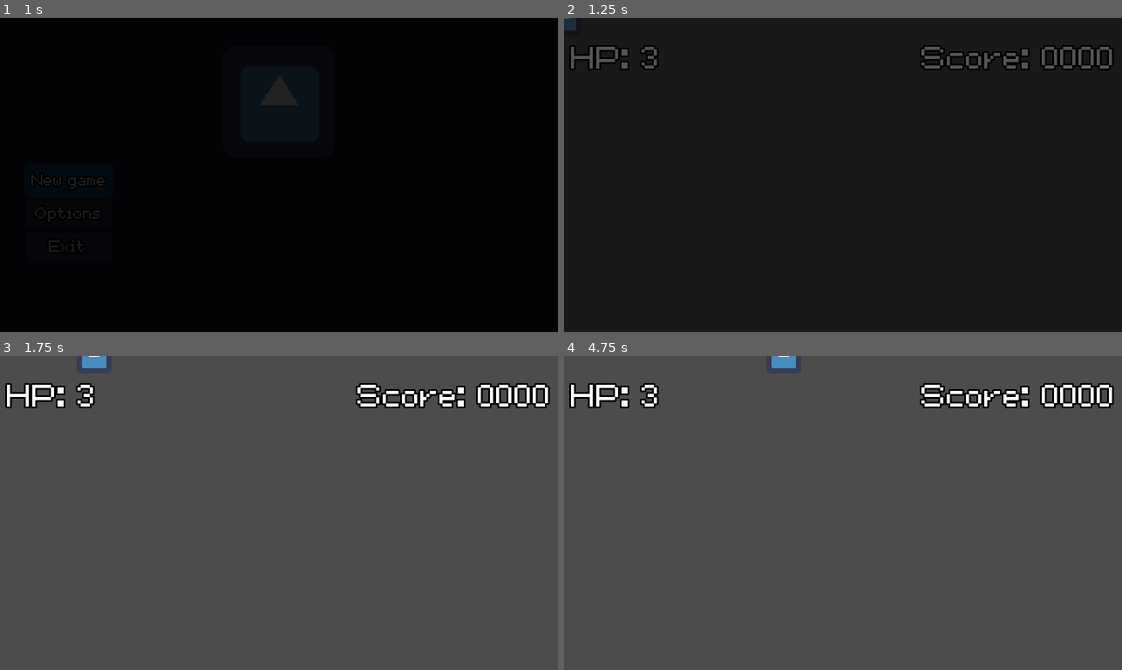
Above: before the commit, frames 1-4 (two rows, left to right).
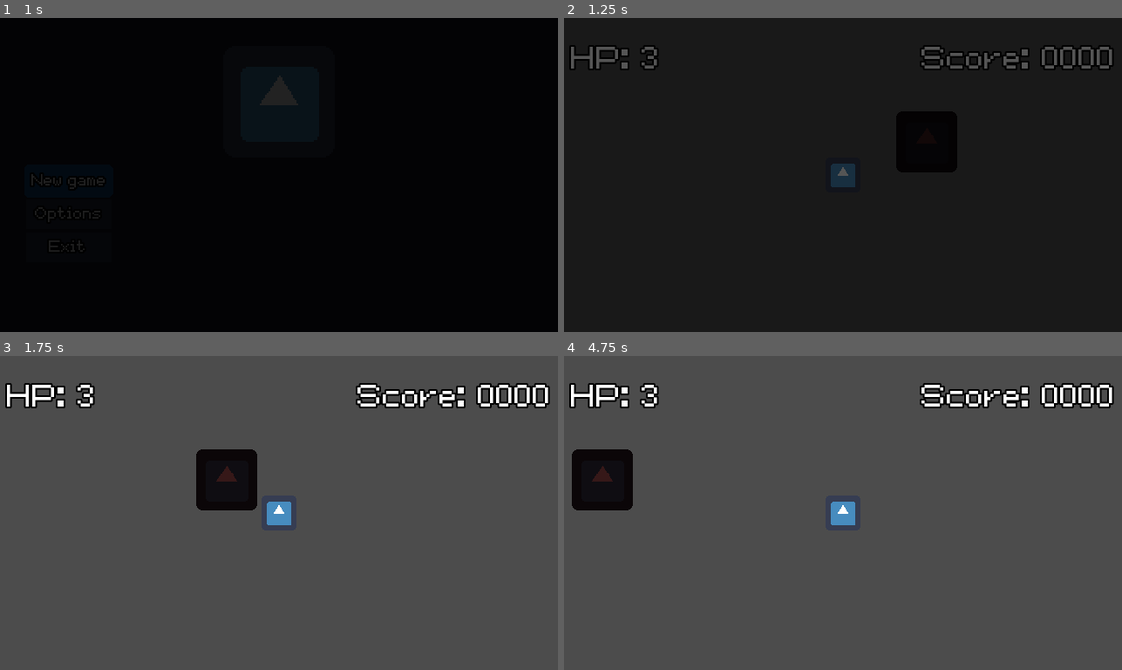
Above: after the commit, the same moments.

Repository: agustinoli/GodotWildJam48
Game: Godot game, scene res://MainMenu/MainMenu.tscn
Same seed, same stepped clock (60 frames per second), same inputs: the game is played once before the commit and once after it. The engine's default icon, where the game draws it, is replaced by a stand-in: a white triangle on a blue panel in a dark square. Sound files missing from this copy of the repository are replaced by a short silence.
Inputs:
- Up to frame 1 (1 s): click "New game" at 0.5 s
- Up to frame 2 (1.25 s): no input
- Up to frame 3 (1.75 s): tap Enter at 1.25 s; hold D (Right) from 1.28 s (still down); tap P (Jump, bound only after the commit) at 1.52 s
- Up to frame 4 (4.75 s): release D (Right) at 2.03 s; hold S (Down) 2.03-2.78 s; tap P (Jump, bound only after the commit) at 2.27, 3.77, 4.52 s; hold D (Right) 2.78-3.53 s; hold W (Up) 3.53-4.28 s; hold A (Left) from 4.28 s (still down)

Frame 1 is identical in both runs. In frame 2, 0.4% of the frame differs, in the area x 0-53%, y 0-54%; in frame 3, 2.6%, in the area x 14-53%, y 0-54%; in frame 4, 2.6%.

Commit message:
feat: basic movement

Diff:
--- /dev/null
+++ b/Game/GameController.gd
@@ -0,0 +1,34 @@
+extends Node
+
+var player_electricity : int setget set_elect, get_elect
+var player_water       : int setget set_water,get_water
+var player_food        : int setget set_food,get_food
+
+func _ready():
+	player_electricity = 0
+	player_water       = 0
+	player_food        = 0
+
+
+func set_elect(p_ele):
+	player_electricity = p_ele
+
+
+func get_elect():
+	return player_electricity
+
+
+func set_water(p_water):
+	player_water = p_water
+
+
+func get_water():
+	return player_water
+
+
+func set_food(p_food):
+	player_food = p_food
+
+
+func get_food():
+	return player_food
--- a/Levels/TestScene.tscn
+++ b/Levels/TestScene.tscn
@@ -2,7 +2,7 @@
 
 [ext_resource path="res://Levels/Level.gd" type="Script" id=1]
 [ext_resource path="res://Player/Player.tscn" type="PackedScene" id=2]
-[ext_resource path="res://Buildings/PowerPlant.tscn" type="PackedScene" id=3]
+[ext_resource path="res://Machines/PowerMachine.tscn" type="PackedScene" id=3]
 
 [node name="Level" type="Node2D"]
 script = ExtResource( 1 )
@@ -17,5 +17,5 @@
 
 [node name="PowerPlant" parent="." instance=ExtResource( 3 )]
 modulate = Color( 0.211765, 0.0941176, 0.0941176, 1 )
-position = Vector2( 155.5, -57.5 )
+position = Vector2( 48, -19 )
 scale = Vector2( 0.546875, 0.546875 )
--- /dev/null
+++ b/Machines/Machine.gd
@@ -0,0 +1,15 @@
+extends Node
+
+class_name Machine
+
+var resource_type
+
+
+# Called when the node enters the scene tree for the first time.
+func _ready():
+	pass # Replace with function body.
+
+func generate_resource():
+#	usar timer de codigo
+
+	pass
--- a/Buildings/PowerPlant.gd
+++ b/Machines/PowerMachine.gd
@@ -1,4 +1,4 @@
-extends AnimatedSprite
+extends Machine
 
 
 # Declare member variables here. Examples:
@@ -8,6 +8,7 @@
 
 # Called when the node enters the scene tree for the first time.
 func _ready():
+#	resource_type =
 	pass # Replace with function body.
 
 
--- a/Buildings/PowerPlant.tscn
+++ b/Machines/PowerMachine.tscn
@@ -1,7 +1,7 @@
 [gd_scene load_steps=4 format=2]
 
 [ext_resource path="res://icon.png" type="Texture" id=1]
-[ext_resource path="res://Buildings/PowerPlant.gd" type="Script" id=2]
+[ext_resource path="res://Machines/PowerMachine.gd" type="Script" id=2]
 
 [sub_resource type="SpriteFrames" id=1]
 animations = [ {
--- /dev/null
+++ b/Player/BuildPlayer.gd
@@ -0,0 +1,34 @@
+# Virtual base class for all states.
+extends State
+
+onready var player = self.get_node('../../')
+onready var animationSprite = self.get_node('../../AnimatedSprite')
+
+# Reference to the state machine, to call its `transition_to()` method directly.
+# That's one unorthodox detail of our state implementation, as it adds a dependency between the
+# state and the state machine objects, but we found it to be most efficient for our needs.
+# The state machine node will set it.
+
+# Virtual function. Receives events from the `_unhandled_input()` callback.
+func handle_input(_event: InputEvent) -> void:
+	pass
+
+
+# Virtual function. Corresponds to the `_process()` callback.
+func update(_delta: float) -> void:
+	pass
+
+# Virtual function. Corresponds to the `_physics_process()` callback.
+func physics_update(_delta: float) -> void:
+	pass
+
+
+# Virtual function. Called by the state machine upon changing the active state. The `msg` parameter
+# is a dictionary with arbitrary data the state can use to initialize itself.
+func enter(_msg := {}) -> void:
+	pass
+
+# Virtual function. Called by the state machine before changing the active state. Use this function
+# to clean up the state.
+func exit() -> void:
+	pass
--- /dev/null
+++ b/Player/IdlePlayer.gd
@@ -0,0 +1,34 @@
+extends State
+
+onready var player = self.get_node('../../')
+onready var animationSprite = self.get_node('../../AnimatedSprite')
+
+
+# Virtual function. Receives events from the `_unhandled_input()` callback.
+func handle_input(_event: InputEvent) -> void:
+	pass
+
+
+# Virtual function. Corresponds to the `_process()` callback.
+func update(_delta: float) -> void:
+	player.parse_input()
+	if Input.is_action_pressed("Left") or Input.is_action_pressed("Up") or Input.is_action_pressed("Right") or Input.is_action_pressed("Down"):
+		state_machine.transition_to("Move")
+
+
+
+# Virtual function. Corresponds to the `_physics_process()` callback.
+func physics_update(_delta: float) -> void:
+	pass
+
+
+# Virtual function. Called by the state machine upon changing the active state. The `msg` parameter
+# is a dictionary with arbitrary data the state can use to initialize itself.
+func enter(_msg := {}) -> void:
+	animationSprite.play(player.get_current_dir() + "Idle" )
+
+
+# Virtual function. Called by the state machine before changing the active state. Use this function
+# to clean up the state.
+func exit() -> void:
+	pass
--- /dev/null
+++ b/Player/MovePlayer.gd
@@ -0,0 +1,71 @@
+extends State
+# MOVEMENT FROM:
+# 	https://godotengine.org/qa/31522/how-to-apply-sprite-for-8-direction-movement
+
+onready var player = self.get_node('../../')
+onready var animationSprite = self.get_node('../../AnimatedSprite')
+
+
+
+func _ready():
+	pass
+
+
+# Virtual function. Receives events from the `_unhandled_input()` callback.
+func handle_input(_event: InputEvent) -> void:
+	pass
+
+
+# Virtual function. Corresponds to the `_process()` callback.
+func update(_delta: float) -> void:
+	player.parse_input()
+	if !Input.is_action_pressed("Left") and !Input.is_action_pressed("Up") and !Input.is_action_pressed("Right") and !Input.is_action_pressed("Down"):
+		state_machine.transition_to("Idle")
+
+
+# Virtual function. Corresponds to the `_physics_process()` callback.
+func physics_update(_delta: float) -> void:
+	var move_direction = Vector2()
+
+	var LEFT = Input.is_action_pressed("Left")
+	var RIGHT = Input.is_action_pressed("Right")
+	var UP = Input.is_action_pressed("Up")
+	var DOWN = Input.is_action_pressed("Down")
+
+	move_direction.x = int(RIGHT) - int(LEFT)
+	move_direction.y = int(DOWN) - int(UP)
+
+	# Si va en diagonal, velocidad vertical disminuida
+	if move_direction.x != 0 and move_direction.y != 0:
+		move_direction.y /= 2
+
+	if LEFT || RIGHT || UP || DOWN:
+		player.set_facing(move_direction)
+
+	player.set_current_dir(direction2str(player.facing))
+
+	player.move_and_collide(move_direction * player.speed)
+
+	var animation = player.get_current_dir() + "Run"
+	if animationSprite.get_animation() != animation:
+		animationSprite.play(animation)
+
+
+func direction2str(direction):
+	var angle = direction.angle()
+	if angle < 0:
+		angle += 2 * PI
+	var index = round(angle / PI * 4)
+	return player.get_dir(index)
+
+# Virtual function. Called by the state machine upon changing the active state. The `msg` parameter
+# is a dictionary with arbitrary data the state can use to initialize itself.
+func enter(_msg := {}) -> void:
+	print_debug("Entre a move")
+	pass
+
+# Virtual function. Called by the state machine before changing the active state. Use this function
+# to clean up the state.
+func exit() -> void:
+	print_debug("sali de move")
+	pass
--- a/Player/Player.gd
+++ b/Player/Player.gd
@@ -1,9 +1,50 @@
 extends KinematicBody2D
 
-var speed = 2 * 60
+signal hp_changed
 
-func _process(delta):
-	var dir = Vector2.ZERO
-	dir.x = Input.get_action_strength("Right") - Input.get_action_strength("Left")
-	dir.y = Input.get_action_strength("Down") - Input.get_action_strength("Up")
-	translate(dir * speed * delta)
+export var MAX_HP = 100
+export var NORMAL_SPEED = 3
+export var speed_boost_scale = 2
+
+
+var speed = NORMAL_SPEED
+var hp = MAX_HP
+
+
+var directions = ["Right", "RightDown", "Down", "LeftDown", "Left", "LeftUp", "Up", "RightUp"]
+var current_direction: String = "Down" setget set_current_dir, get_current_dir
+var facing = Vector2() setget set_facing, get_facing
+
+
+func set_current_dir(new_dir: String):
+	current_direction = new_dir
+
+
+func get_current_dir() -> String:
+	return current_direction
+
+
+func get_dir(index: int) -> String:
+	return directions[index]
+
+
+func set_facing(new_facing: Vector2):
+	facing = new_facing
+
+
+func get_facing() -> Vector2:
+	return facing
+
+
+func get_animationSprite () -> Node:
+	return $AnimatedSprite
+
+
+func _ready():
+	pass
+
+func _process(_delta):
+	pass
+
+func parse_input():
+	pass
--- a/Player/Player.tscn
+++ b/Player/Player.tscn
@@ -1,7 +1,11 @@
-[gd_scene load_steps=5 format=2]
+[gd_scene load_steps=9 format=2]
 
 [ext_resource path="res://icon.png" type="Texture" id=1]
 [ext_resource path="res://Player/Player.gd" type="Script" id=2]
+[ext_resource path="res://Player/MovePlayer.gd" type="Script" id=3]
+[ext_resource path="res://fsm/stateMachine.gd" type="Script" id=4]
+[ext_resource path="res://Player/IdlePlayer.gd" type="Script" id=5]
+[ext_resource path="res://Player/BuildPlayer.gd" type="Script" id=6]
 
 [sub_resource type="CapsuleShape2D" id=1]
 height = 2.0
@@ -24,3 +28,19 @@
 position = Vector2( 1.90735e-06, 1.90735e-06 )
 scale = Vector2( 0.3125, 0.3125 )
 frames = SubResource( 2 )
+
+[node name="Camera2D" type="Camera2D" parent="."]
+current = true
+
+[node name="StateMachine" type="Node" parent="."]
+script = ExtResource( 4 )
+initial_state = NodePath("Idle")
+
+[node name="Idle" type="Node" parent="StateMachine"]
+script = ExtResource( 5 )
+
+[node name="Build" type="Node" parent="StateMachine"]
+script = ExtResource( 6 )
+
+[node name="Move" type="Node" parent="StateMachine"]
+script = ExtResource( 3 )
--- /dev/null
+++ b/fsm/state.gd
@@ -0,0 +1,36 @@
+# Virtual base class for all states.
+class_name State
+extends Node
+
+# Reference to the state machine, to call its `transition_to()` method directly.
+# That's one unorthodox detail of our state implementation, as it adds a dependency between the
+# state and the state machine objects, but we found it to be most efficient for our needs.
+# The state machine node will set it.
+var state_machine = null
+
+
+# Virtual function. Receives events from the `_unhandled_input()` callback.
+func handle_input(_event: InputEvent) -> void:
+	pass
+
+
+# Virtual function. Corresponds to the `_process()` callback.
+func update(_delta: float) -> void:
+	pass
+
+
+# Virtual function. Corresponds to the `_physics_process()` callback.
+func physics_update(_delta: float) -> void:
+	pass
+
+
+# Virtual function. Called by the state machine upon changing the active state. The `msg` parameter
+# is a dictionary with arbitrary data the state can use to initialize itself.
+func enter(_msg := {}) -> void:
+	pass
+
+
+# Virtual function. Called by the state machine before changing the active state. Use this function
+# to clean up the state.
+func exit() -> void:
+	pass
--- /dev/null
+++ b/fsm/stateMachine.gd
@@ -0,0 +1,50 @@
+# Generic state machine. Initializes states and delegates engine callbacks
+# (_physics_process, _unhandled_input) to the active state.
+class_name StateMachine
+extends Node
+
+# Emitted when transitioning to a new state.
+signal transitioned(state_name)
+
+# Path to the initial active state. We export it to be able to pick the initial state in the inspector.
+export var initial_state := NodePath()
+
+# The current active state. At the start of the game, we get the `initial_state`.
+onready var state: State = get_node(initial_state)
+
+
+func _ready() -> void:
+	yield(owner, "ready")
+	# The state machine assigns itself to the State objects' state_machine property.
+	for child in get_children():
+		child.state_machine = self
+	state.enter()
+
+
+# The state machine subscribes to node callbacks and delegates them to the state objects.
+func _unhandled_input(event: InputEvent) -> void:
+	state.handle_input(event)
+
+
+func _process(delta: float) -> void:
+	state.update(delta)
+
+
+func _physics_process(delta: float) -> void:
+	state.physics_update(delta)
+
+
+# This function calls the current state's exit() function, then changes the active state,
+# and calls its enter function.
+# It optionally takes a `msg` dictionary to pass to the next state's enter() function.
+func transition_to(target_state_name: String, msg: Dictionary = {}) -> void:
+	# Safety check, you could use an assert() here to report an error if the state name is incorrect.
+	# We don't use an assert here to help with code reuse. If you reuse a state in different state machines
+	# but you don't want them all, they won't be able to transition to states that aren't in the scene tree.
+	if not has_node(target_state_name):
+		return
+
+	state.exit()
+	state = get_node(target_state_name)
+	state.enter(msg)
+	emit_signal("transitioned", state.name)
--- a/project.godot
+++ b/project.godot
@@ -9,6 +9,11 @@
 config_version=4
 
 _global_script_classes=[ {
+"base": "Node",
+"class": "Machine",
+"language": "GDScript",
+"path": "res://Machines/Machine.gd"
+}, {
 "base": "Reference",
 "class": "ResourceAsyncLoader",
 "language": "GDScript",
@@ -18,10 +23,23 @@
 "class": "SaveSettings",
 "language": "GDScript",
 "path": "res://addons/GameTemplate/Utility/SaveSettings.gd"
+}, {
+"base": "Node",
+"class": "State",
+"language": "GDScript",
+"path": "res://fsm/state.gd"
+}, {
+"base": "Node",
+"class": "StateMachine",
+"language": "GDScript",
+"path": "res://fsm/stateMachine.gd"
 } ]
 _global_script_class_icons={
+"Machine": "",
 "ResourceAsyncLoader": "",
-"SaveSettings": ""
+"SaveSettings": "",
+"State": "",
+"StateMachine": ""
 }
 
 [application]
@@ -51,6 +69,7 @@
 Music="*res://addons/GameTemplate/Autoload/Music.tscn"
 SfxManager="*res://addons/GameTemplate/Autoload/SfxManager.gd"
 HtmlFocus="*res://addons/GameTemplate/Autoload/HtmlFocus.tscn"
+GameLogic="*res://Game/GameController.gd"
 
 [debug]
 
@@ -169,8 +188,7 @@
 }
 Jump={
 "deadzone": 0.5,
-"events": [ Object(InputEventKey,"resource_local_to_scene":false,"resource_name":"","device":0,"alt":false,"shift":false,"control":false,"meta":false,"command":false,"pressed":false,"scancode":32,"physical_scancode":0,"unicode":0,"echo":false,"script":null)
-, Object(InputEventJoypadButton,"resource_local_to_scene":false,"resource_name":"","device":0,"button_index":0,"pressure":0.0,"pressed":false,"script":null)
+"events": [ Object(InputEventKey,"resource_local_to_scene":false,"resource_name":"","device":0,"alt":false,"shift":false,"control":false,"meta":false,"command":false,"pressed":false,"scancode":80,"physical_scancode":0,"unicode":0,"echo":false,"script":null)
  ]
 }
 
